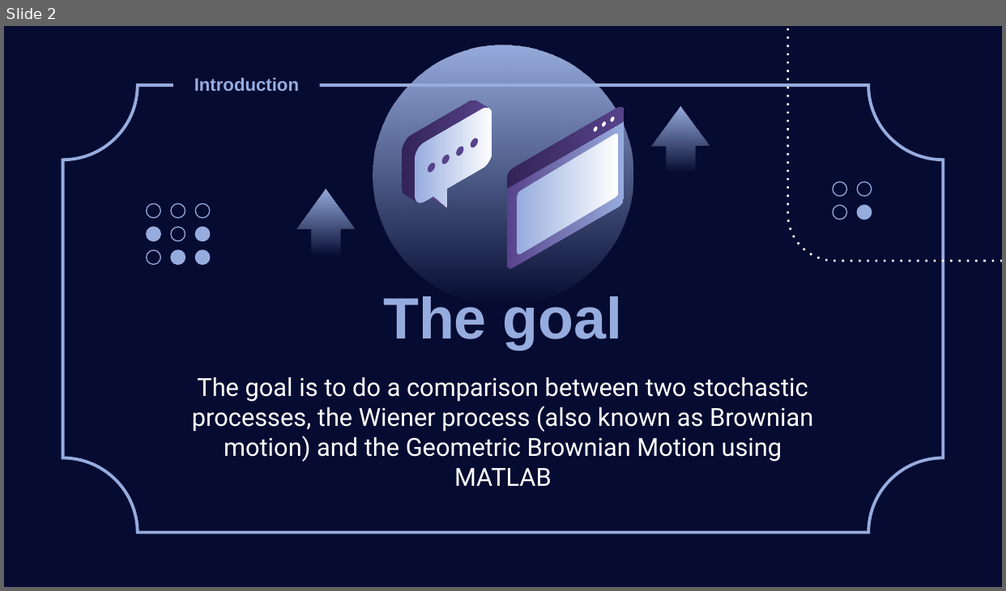
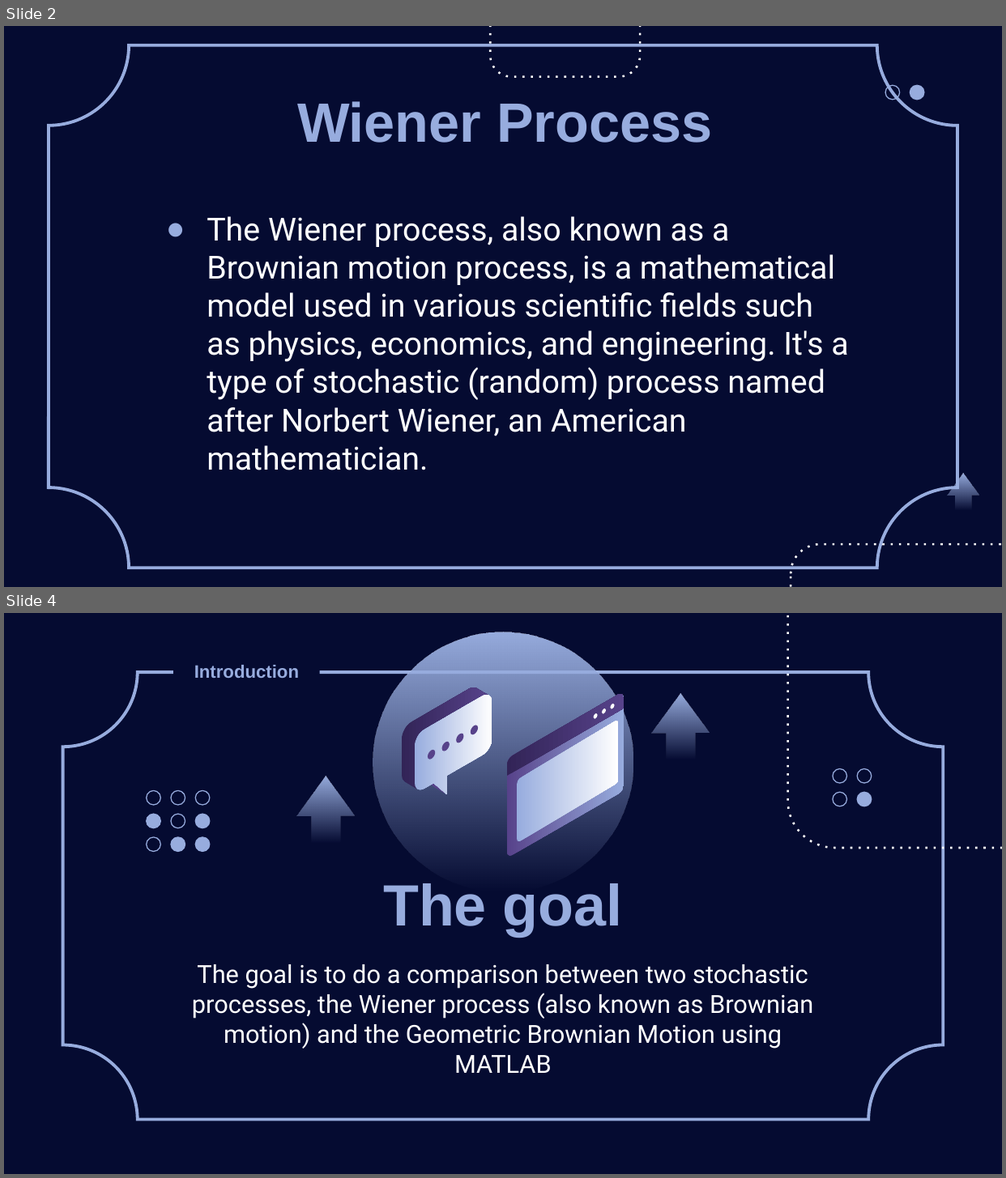
Before and after one commit to EnzoHaegel/FinancialComputing, a slide deck: 710882199 - Enzo Haegel - Financial Computing.pptx. Shown one above the other, each under a label of ours: slide 2 before the commit, slides 2 and 4 after it; the slides between them are not shown. The pictures are 1006x591 and 1006x1178 pixels, drawn with LibreOffice and Linux fonts; fonts in the diff are those of the drawing. Boxes give left, top, right and bottom in pixels: in the first picture for what was removed or moved away, otherwise in the second. Text is boxed around its words. In the diff, an @@ line names an element or a change of style, - is before the commit and + after.

```diff
--- a/710882199 - Enzo Haegel - Financial Computing.pptx
+++ b/710882199 - Enzo Haegel - Financial Computing.pptx
@@ slide 2 added at (4,26,1002,587), background #050B31 @@
@@ plaque added at (49,45,958,568), outline #97ACDE 2.25 pt @@
@@ rounded rectangle added at (490,26,640,77), outline #FFFFFF 1.5 pt dashed @@
@@ ellipse added at (885,85,899,99), outline #97ACDE 0.75 pt @@
@@ ellipse added at (910,85,924,99), fill #97ACDE, outline #97ACDE 0.75 pt @@
@@ title added at (297,101,712,143), 40 pt, text #97ACDE, bold @@
+Wiener Process
@@ subtitle added at (206,216,848,471), 23 pt, text #FFFFFF @@
+● The Wiener process, also known as a Brownian motion process, is a mathematical model used in various scientific fields such as physics, economics, and engineering. It's a type of stochastic (random) process named after Norbert Wiener, an American mathematician.
@@ up arrow added at (947,474,979,510), fill gradient #97ACDE @@
@@ rounded rectangle added at (791,545,1002,587), outline #FFFFFF 1.5 pt dashed @@
@@ what was slide 2 is now slide 4 @@
```
Also in this commit, not shown: 1 other slide added.
